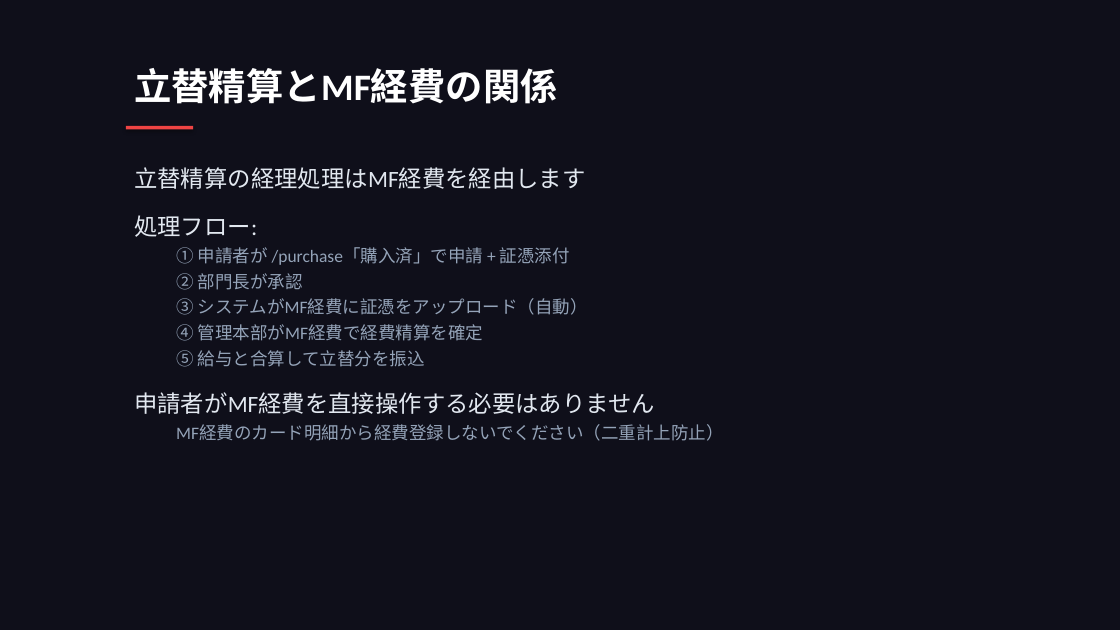
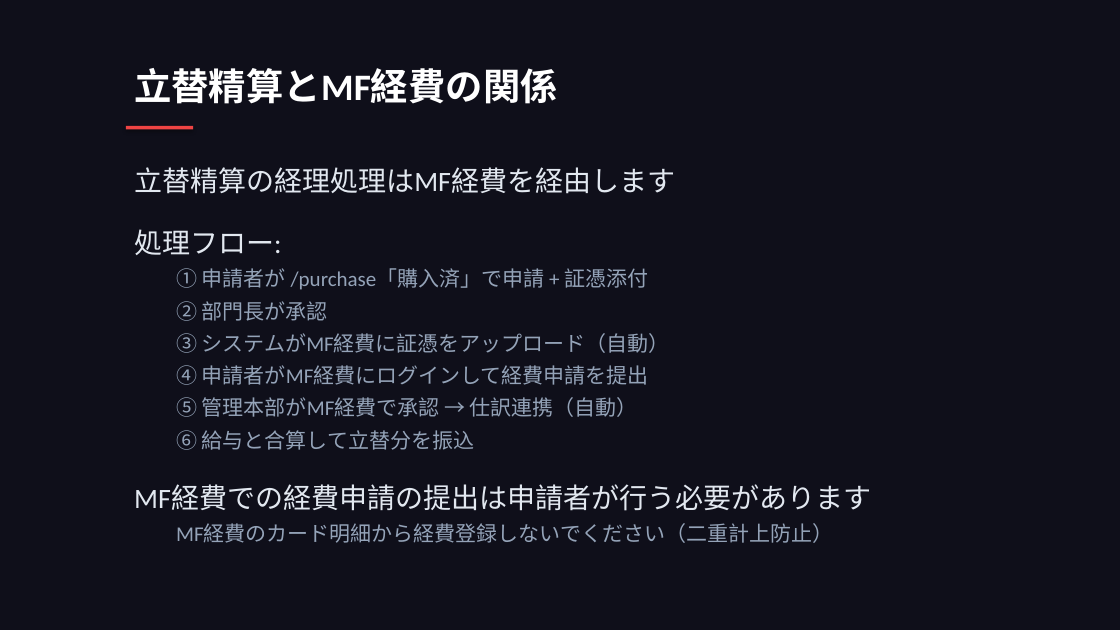
Before and after one commit to takeshiizawa123/next-procurement-poc, a slide deck: slide 18 of docs/user-manual.pptx (slide 17 before the commit). Drawn at 1120x630 pixels with LibreOffice and Linux fonts; fonts in the diff are those of the drawing. Boxes give left, top, right and bottom in pixels: in the first picture for what was removed or moved away, otherwise in the second. Text is boxed around its words. In the diff, an @@ line names an element or a change of style, - is before the commit and + after.

```diff
--- a/docs/user-manual.pptx
+++ b/docs/user-manual.pptx
@@ text at [134,167,833,543]: size 20 to 24 pt in "立替精算の経理処理はMF経費を経由します", "処理フロー:"; size 15 to 18 pt in "① 申請者が /purchase「購入済」で申請 + 証憑添付", "② 部門長が承認", "③ システムがMF経費に証憑をアップロード（自動）", "MF経費のカード明細から経費登録しないでください（二重計上防止）"; more space between paragraphs @@
@@ text at [134,365,871,511]: text changed; size 15 to 18 pt @@
-  ④ 管理本部がMF経費で経費精算を確定
-  ⑤ 給与と合算して立替分を振込
-申請者がMF経費を直接操作する必要はありません
+  ④ 申請者がMF経費にログインして経費申請を提出
+  ⑤ 管理本部がMF経費で承認 → 仕訳連携（自動）
+  ⑥ 給与と合算して立替分を振込
+MF経費での経費申請の提出は申請者が行う必要があります
```
Also in this commit, not shown: 24 other slides changed, 1 slide added, 5 other files.
